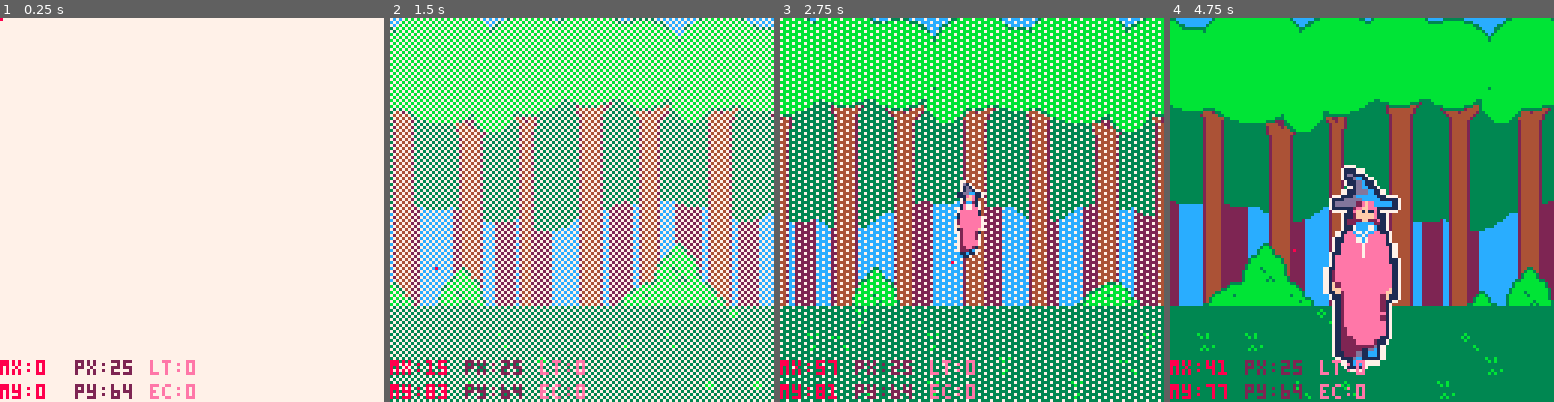
Above: before the commit, frames 1-4 (left to right).
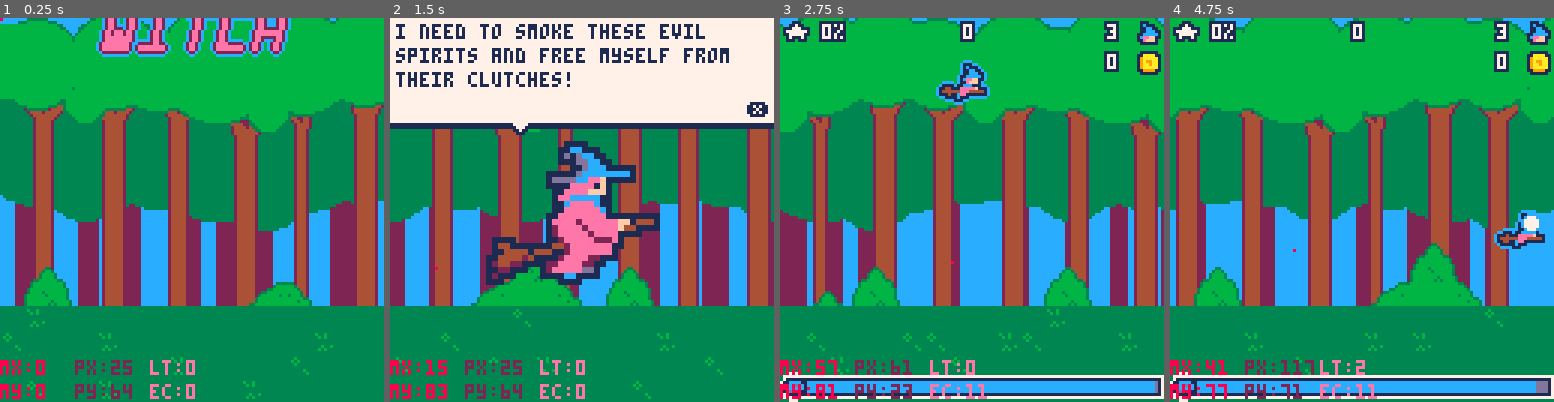
Above: after the commit, the same moments.

Repository: roseblack02/pico8-witch_blaster
Game: PICO-8 cartridge witch_blaster.p8
The game is run twice, just before and just after one commit, with the same random seed, the same clock (stepped at 60 frames per second) and the same inputs.
Inputs (mouse positions are in pixels of both pictures, inside the frame that each line leads up to):
- Up to frame 1 (0.25 s): no input
- Up to frame 2 (1.5 s): tap X (X key) at 0.33, 1.07 s; click (670, 121) at 0.67 s; tap O (Z key) at 0.7 s; click (436, 267) at 1.22 s
- Up to frame 3 (2.75 s): hold Right 1.6-2.1 s; tap O (Z key) at 1.7, 2.1, 2.5 s; click (887, 114) at 1.77 s; tap X (X key) at 1.85 s; hold Up 2.15-2.42 s; click (952, 259) at 2.32 s; hold Right from 2.47 s (still down)
- Up to frame 4 (4.75 s): click (1404, 106) at 2.87 s; tap O (Z key) every 0.4 s from 2.9 to 4.5 s; tap X (X key) at 2.97, 4.08 s; release Right at 3.03 s; hold Left 3.08-3.58 s; click (1465, 256) at 3.42 s; hold Down 3.63-3.97 s; click (1231, 102) at 3.97 s; hold Right 4.02-4.68 s; click (1292, 248) at 4.52 s; hold Up from 4.73 s (still down)

The runs differ from the first frame. In frame 1, 99% of the frame differs, in the area x 0-100%, y 0-100%; in frame 2, 70%; in frame 3, 77%; in frame 4, 73%.

Commit message:
changes to intro and ending text. last line of tutorial text is now high lighted

Diff:
--- a/witch_blaster.p8
+++ b/witch_blaster.p8
@@ -24,7 +24,7 @@
 ]]--
 
 function _init()
-	state="end"
+	state="menu"
 	frame=0
 	music(2)
 	--menu
@@ -41,7 +41,7 @@
 	--intro
 	intro_x,intro_y=32,64
 	intro_angle=0
-	intro_state,intro_text=1,{{"dark forces lurk in this","forest, sapping the magical","energy from local residents..."},{"i need to track down and smoke","these evil spirits so that i","can live as my true self"}}
+	intro_state,intro_text=1,{{"dark forces lurk in this","forest, sapping my magical","energy..."},{"i need to smoke these evil","spirits and free myself from ","their clutches!"}}
 
 	--game
 	map_x,front_tree_x,back_tree_x=0,0,0
@@ -66,7 +66,7 @@
 	circle_size=0
 	end_x,end_y,end_size_x,end_size_y=64,94,0,0
 	fade_timer=0
-	end_state,end_text=1,{{"at last i have defeated the","the evil spirits! i'm finally","free..."},{"","",""}}
+	end_state,end_text=1,{{"at last i have defeated the","evil spirits and regained my","energy..."},{"i no longer feel drained. im","finally free to live as true","self!"}}
 
 	--store
 	blink_timer=0
@@ -434,7 +434,7 @@
 
 	--text
 	for i=1,3 do
-		if(intro_state<3)print(intro_text[intro_state][i],2,-6+(i*8),1)
+		if(intro_state)print(intro_text[intro_state][i],2,-6+(i*8),1)
 	end
 	print("❎",119,28,1)
 end
@@ -641,7 +641,10 @@
 			--offset used due to multiple symbols in the first line of the first text
 			local offset=0
 			if(i==1 and tutorial_state==1) offset=6 else offset=0
-			outlined_text(tutorial_text[tutorial_state][i],63-offset-(#tutorial_text[tutorial_state][i]*2),4+i*8,7,1)
+			--change colour of last line
+			local colour=7
+			if(i==#tutorial_text[tutorial_state]) colour=8 else colour=7
+			outlined_text(tutorial_text[tutorial_state][i],63-offset-(#tutorial_text[tutorial_state][i]*2),4+i*8,colour,1)
 		end
 
 		--arrows
@@ -794,6 +797,12 @@
 
      --advance dialogue
     if(btnp(5) and end_size_x>64) sfx(7) end_state+=1
+
+    --start game
+    if end_state>2 then
+    	state="menu"
+    	if(music_on=="on")music(2)
+    end
 end
 
 function draw_end()
